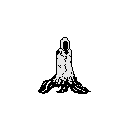
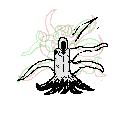
Before/after of a 128x128 layered artwork. What changed in the layer stack:
painted on "Base Demon" over [17, 9, 108, 95]
